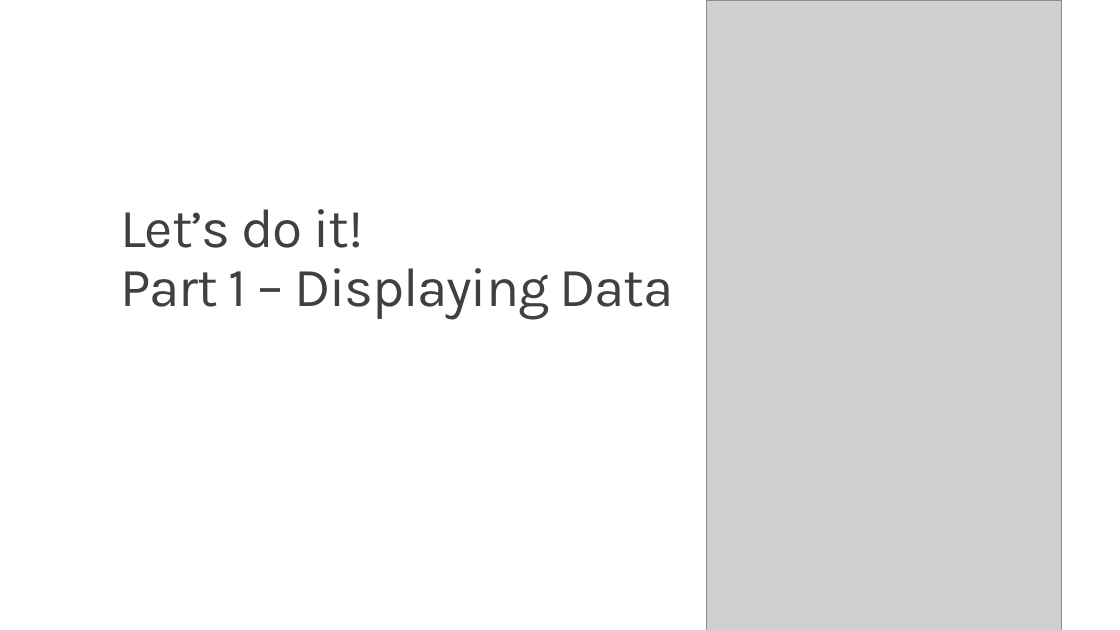
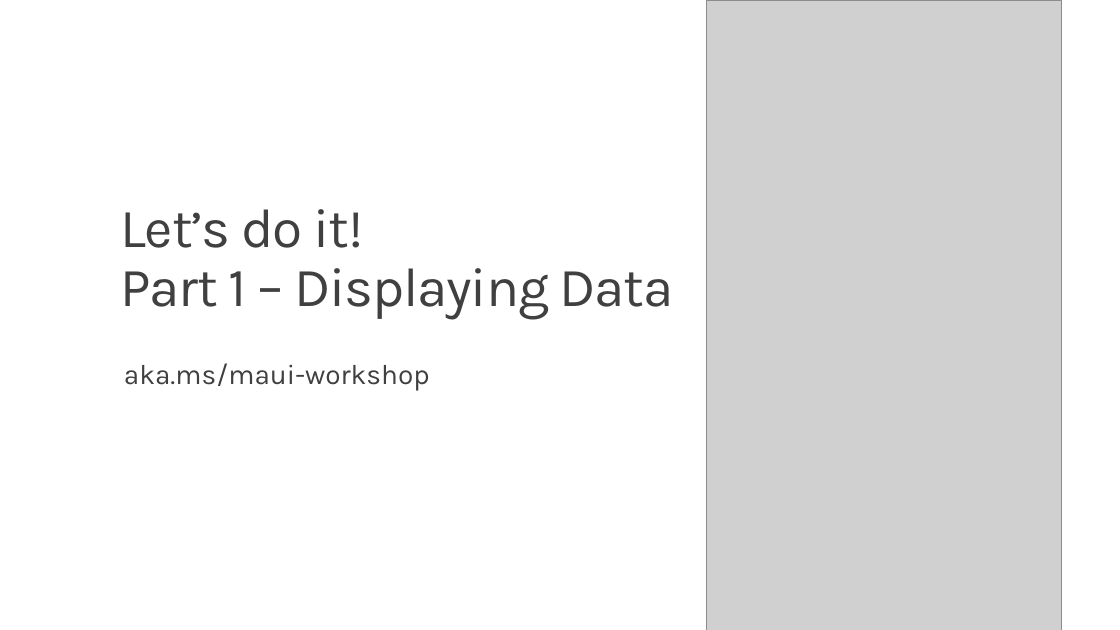
Before and after one commit to dotnet-presentations/dotnet-maui-workshop, a slide deck: slide 16 of Slides/Workshop1 - Our First App.pptx. Drawn at 1120x630 pixels with LibreOffice and Linux fonts; fonts in the diff are those of the drawing; grey boxes stand for pictures; background and template pictures are left out. Boxes give left, top, right and bottom in pixels: in the first picture for what was removed or moved away, otherwise in the second. Text is boxed around its words. In the diff, an @@ line names an element or a change of style, - is before the commit and + after.

Commit message:
updating part 1 slides

```diff
--- a/Slides/Workshop1 - Our First App.pptx
+++ b/Slides/Workshop1 - Our First App.pptx
@@ text added at (x1=124, y1=363, x2=430, y2=391), 24 pt, text #404040 @@
+aka.ms/maui-workshop
```
Also in this commit, not shown: 2 other slides changed, 2 slides added, 1 slide removed, 47 other files.
